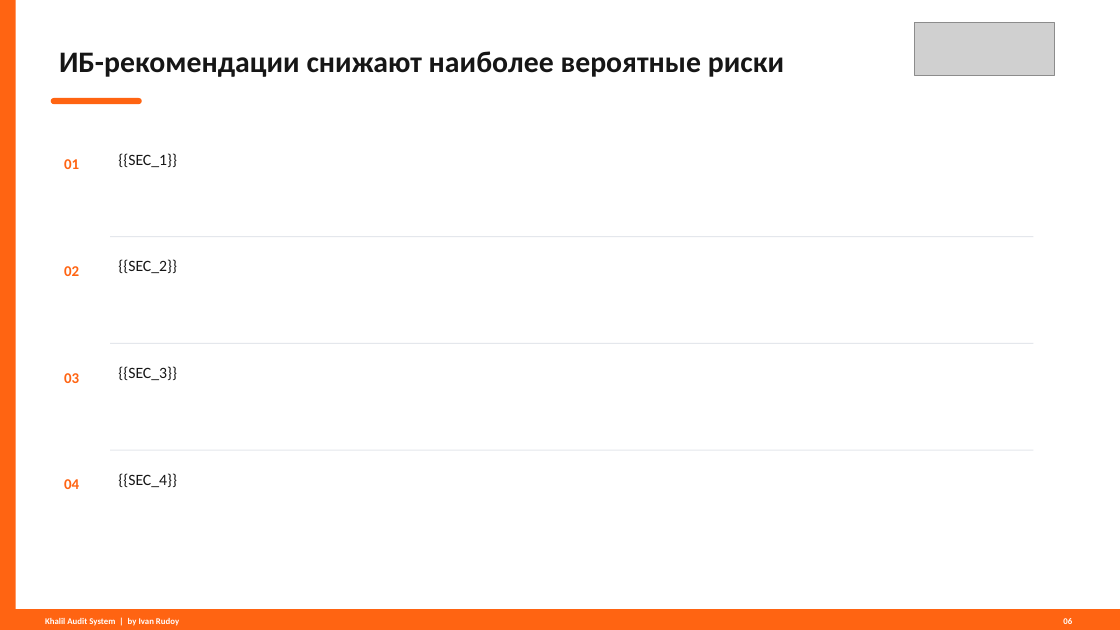
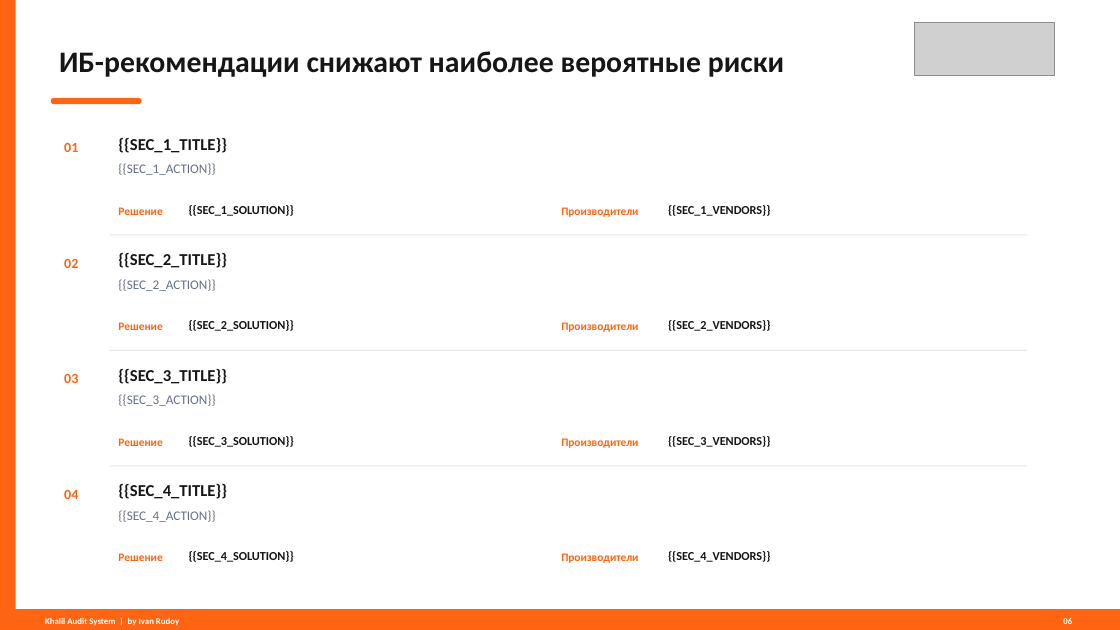
Before and after one commit to irudoy1982/Test, a slide deck: slide 6 of static/audit_presentation_khalil.pptx. Drawn at 1120x630 pixels with LibreOffice and Linux fonts; fonts in the diff are those of the drawing; grey boxes stand for pictures. Boxes give left, top, right and bottom in pixels: in the first picture for what was removed or moved away, otherwise in the second. Text is boxed around its words. In the diff, an @@ line names an element or a change of style, - is before the commit and + after.

```diff
--- a/static/audit_presentation_khalil.pptx
+++ b/static/audit_presentation_khalil.pptx
@@ text "01": place and size @@
-text "01" at box(64, 159, 79, 169)
+text "01" at box(64, 143, 78, 152)
@@ text at box(118, 138, 227, 153): text changed; size 13.5 to 14.2 pt; bold on @@
-{{SEC_1}}
+{{SEC_1_TITLE}}
@@ text added at box(118, 163, 215, 175), 11.2 pt, text #667085 @@
+{{SEC_1_ACTION}}
@@ text added at box(118, 207, 162, 215), 9.8 pt, text #FF6412, bold @@
+Решение
@@ text added at box(189, 205, 294, 216), 10.5 pt, text #161616, bold @@
+{{SEC_1_SOLUTION}}
@@ text added at box(561, 207, 638, 217), 9.8 pt, text #FF6412, bold @@
+Производители
@@ text added at box(668, 205, 770, 216), 10.5 pt, text #161616, bold @@
+{{SEC_1_VENDORS}}
@@ rectangle: place and size @@
-rectangle at box(110, 236, 1033, 237)
+rectangle at box(110, 234, 1028, 235)
@@ text "02": place and size @@
-text "02" at box(64, 266, 79, 276)
+text "02" at box(64, 259, 78, 268)
@@ text added at box(118, 253, 227, 268), 14.2 pt, text #161616, bold @@
+{{SEC_2_TITLE}}
@@ text at box(118, 279, 215, 291): text changed; size 13.5 to 11.2 pt; text colour #161616 to #667085 @@
-{{SEC_2}}
+{{SEC_2_ACTION}}
@@ text added at box(118, 322, 162, 330), 9.8 pt, text #FF6412, bold @@
+Решение
@@ text added at box(189, 320, 294, 331), 10.5 pt, text #161616, bold @@
+{{SEC_2_SOLUTION}}
@@ text added at box(561, 322, 638, 332), 9.8 pt, text #FF6412, bold @@
+Производители
@@ text added at box(668, 320, 770, 331), 10.5 pt, text #161616, bold @@
+{{SEC_2_VENDORS}}
@@ rectangle: place and size @@
-rectangle at box(110, 343, 1033, 344)
+rectangle at box(110, 350, 1028, 351)
@@ text added at box(118, 369, 227, 384), 14.2 pt, text #161616, bold @@
+{{SEC_3_TITLE}}
@@ text at box(118, 394, 215, 406): text changed; size 13.5 to 11.2 pt; text colour #161616 to #667085 @@
-{{SEC_3}}
+{{SEC_3_ACTION}}
@@ text added at box(118, 438, 162, 446), 9.8 pt, text #FF6412, bold @@
+Решение
@@ text added at box(189, 436, 294, 447), 10.5 pt, text #161616, bold @@
+{{SEC_3_SOLUTION}}
@@ text added at box(561, 438, 638, 448), 9.8 pt, text #FF6412, bold @@
+Производители
@@ text added at box(668, 436, 770, 447), 10.5 pt, text #161616, bold @@
+{{SEC_3_VENDORS}}
@@ rectangle: place and size @@
-rectangle at box(110, 450, 1033, 450)
+rectangle at box(110, 465, 1028, 466)
@@ size 12.8 to 12 pt in 3 elements at box(64, 143, 78, 152), box(64, 259, 78, 268), box(64, 490, 78, 499) @@
@@ text "04": place and size @@
-text "04" at box(64, 479, 79, 489)
+text "04" at box(64, 490, 78, 499)
@@ text added at box(118, 484, 227, 499), 14.2 pt, text #161616, bold @@
+{{SEC_4_TITLE}}
@@ text at box(118, 510, 215, 522): text changed; size 13.5 to 11.2 pt; text colour #161616 to #667085 @@
-{{SEC_4}}
+{{SEC_4_ACTION}}
@@ text added at box(118, 553, 162, 561), 9.8 pt, text #FF6412, bold @@
+Решение
@@ text added at box(189, 551, 294, 562), 10.5 pt, text #161616, bold @@
+{{SEC_4_SOLUTION}}
@@ text added at box(561, 553, 638, 563), 9.8 pt, text #FF6412, bold @@
+Производители
@@ text added at box(668, 551, 770, 562), 10.5 pt, text #161616, bold @@
+{{SEC_4_VENDORS}}
```
Also in this commit, not shown: 3 other slides changed, 9 other files.
